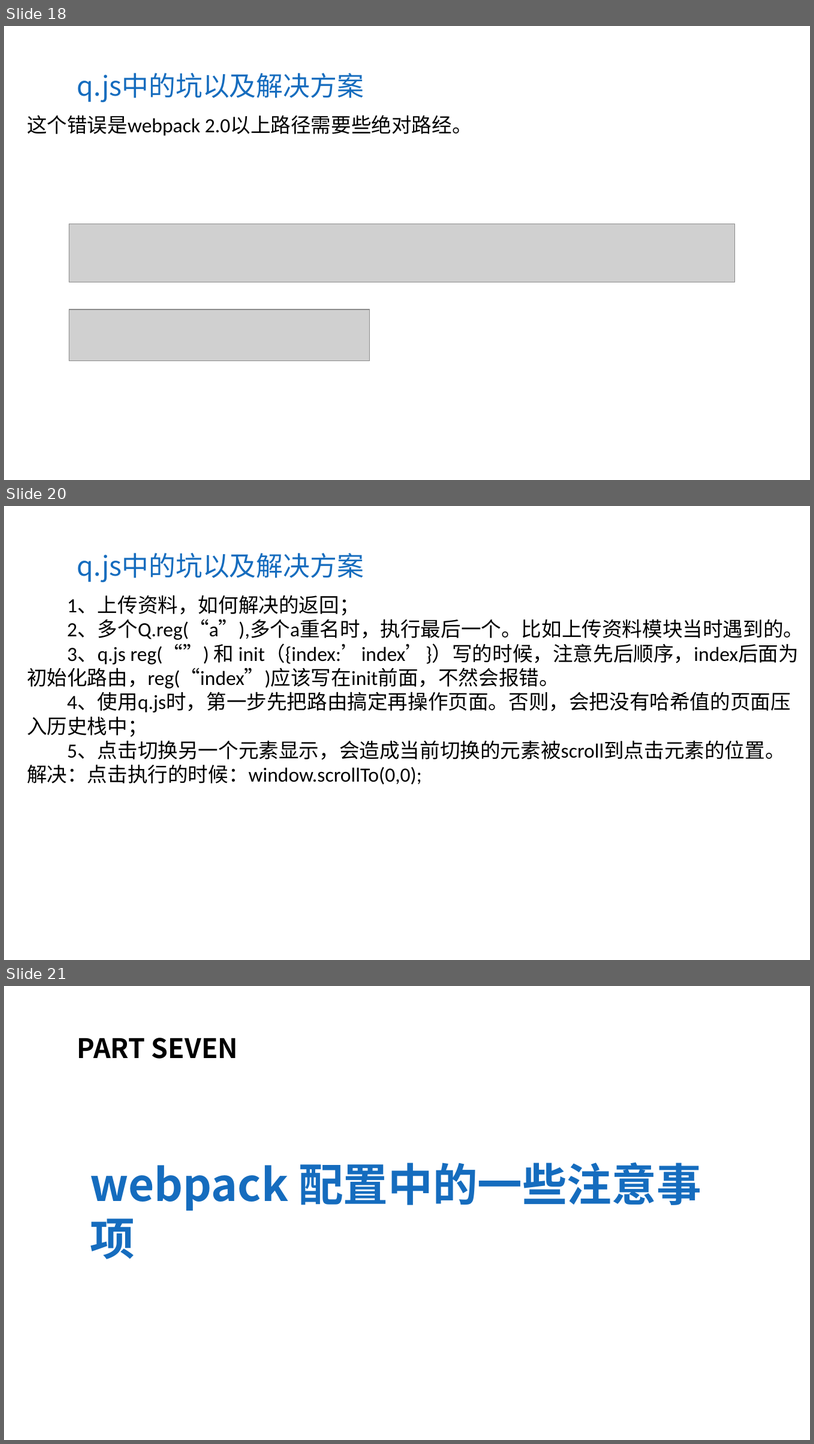
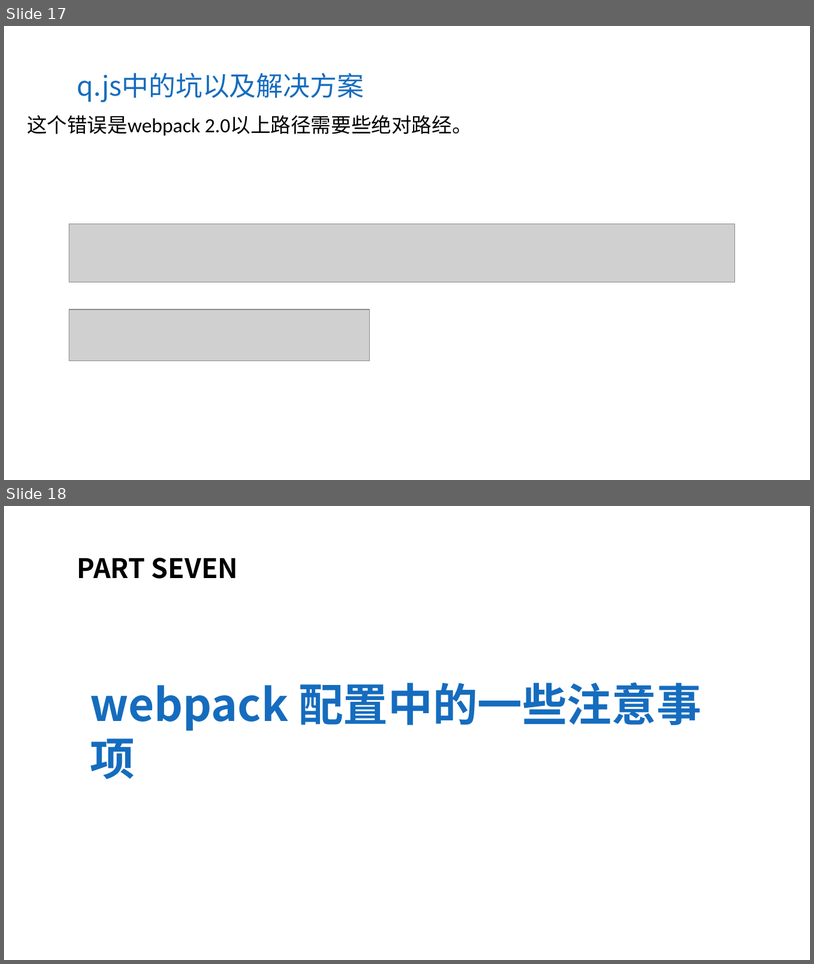
Before and after one commit to aYangLi/webpack-share, a slide deck: 20171208-李晨阳-Vue.js多页面项目Webpack配置方案.pptx. Shown one above the other, each under a label of ours: slides 18, 20 and 21 before the commit, slides 17 and 18 after it; the slides between them are not shown. The pictures are 814x1444 and 814x964 pixels, drawn with LibreOffice and Linux fonts; fonts in the diff are those of the drawing; grey boxes stand for pictures; background and template pictures are left out. Boxes give left, top, right and bottom in pixels: in the first picture for what was removed or moved away, otherwise in the second. Text is boxed around its words. In the diff, an @@ line names an element or a change of style, - is before the commit and + after.

```diff
--- a/20171208-李晨阳-Vue.js多页面项目Webpack配置方案.pptx
+++ b/20171208-李晨阳-Vue.js多页面项目Webpack配置方案.pptx
@@ slide 20 removed at box(4, 506, 810, 960), background picture (left out) @@
@@ text removed at box(77, 553, 364, 582) @@
-q.js中的坑以及解决方案
@@ text removed at box(27, 596, 804, 784) @@
-1、上传资料，如何解决的返回；
-2、多个Q.reg(“a”),多个a重名时，执行最后一个。比如上传资料模块当时遇到的。
-3、q.js reg(“”) 和 init（{index:’index’}）写的时候，注意先后顺序，index后面为初始化路由，reg(“index”)应该写在init前面，不然会报错。
-4、使用q.js时，第一步先把路由搞定再操作页面。否则，会把没有哈希值的页面压入历史栈中；
-5、点击切换另一个元素显示，会造成当前切换的元素被scroll到点击元素的位置。解决：点击执行的时候：window.scrollTo(0,0);
@@ what was slide 18 is now slide 17 @@
@@ what was slide 21 is now slide 18 @@
```
Also in this commit, not shown: 2 slides changed, 1 slide added, 4 other slides removed.
